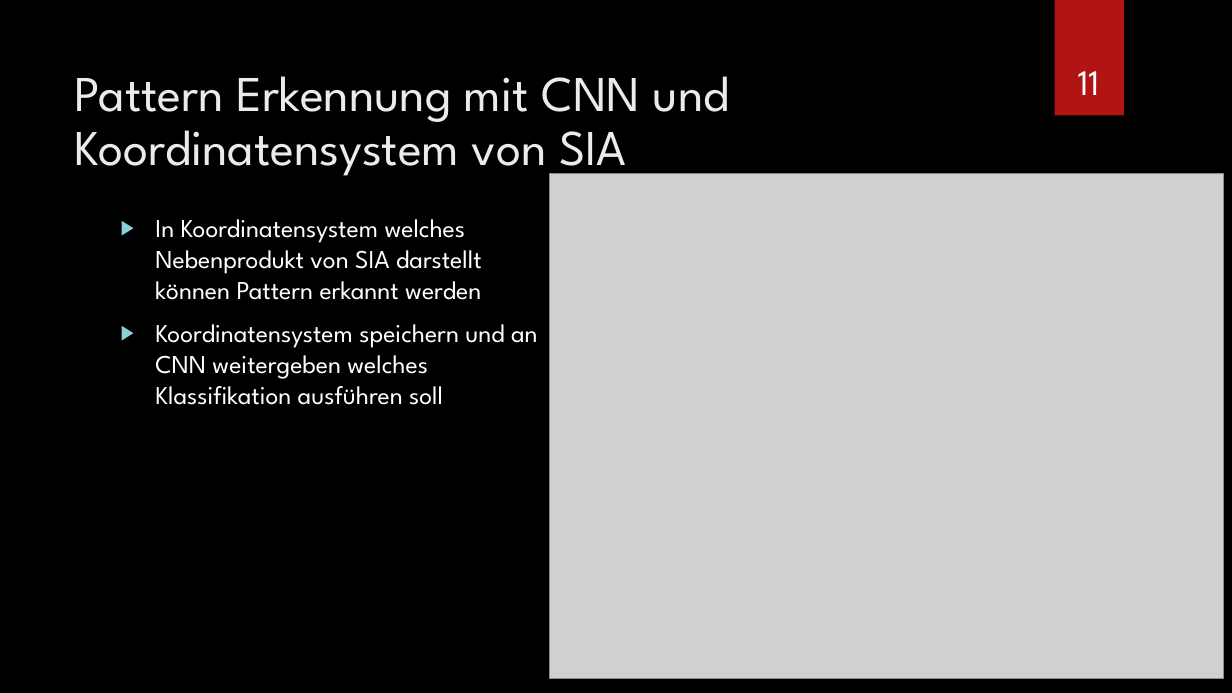
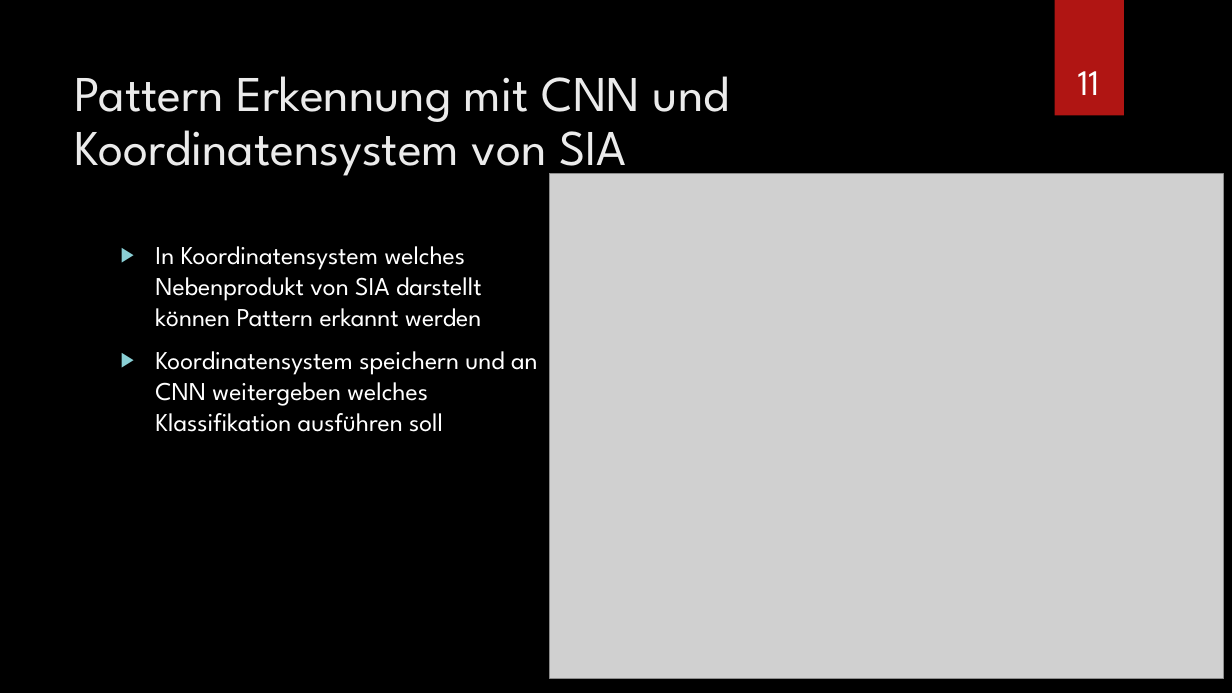
Before and after one commit to Hozeeben/Masterarbeit, a slide deck: slide 11 of Unterlagen/Masterseminar.pptx. Drawn at 1232x693 pixels with LibreOffice and Linux fonts; fonts in the diff are those of the drawing; grey boxes stand for pictures; background and template pictures are left out. Boxes give left, top, right and bottom in pixels: in the first picture for what was removed or moved away, otherwise in the second. Text is boxed around its words. In the diff, an @@ line names an element or a change of style, - is before the commit and + after.

```diff
--- a/Unterlagen/Masterseminar.pptx
+++ b/Unterlagen/Masterseminar.pptx
@@ text "In Koordinatensystem welches Nebenprodukt von ..." moved from (x1=155, y1=219, x2=538, y2=405) to (x1=155, y1=246, x2=538, y2=432) @@
```
Also in this commit, not shown: 13 other slides changed, 1 slide removed.
